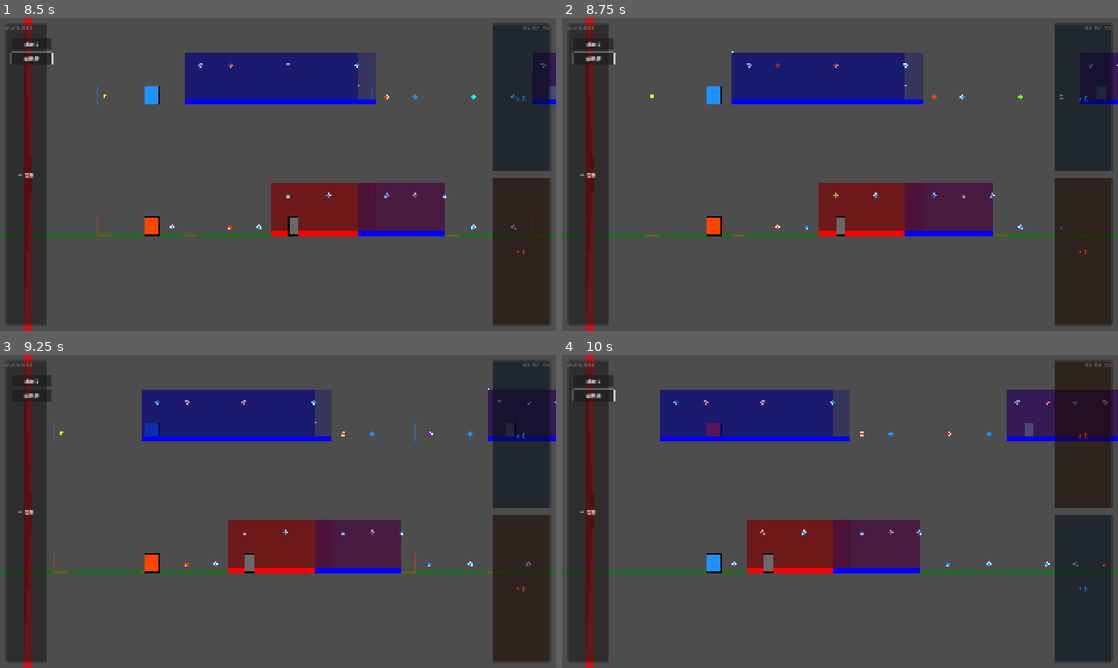
Above: before the commit, frames 1-4 (two rows, left to right).
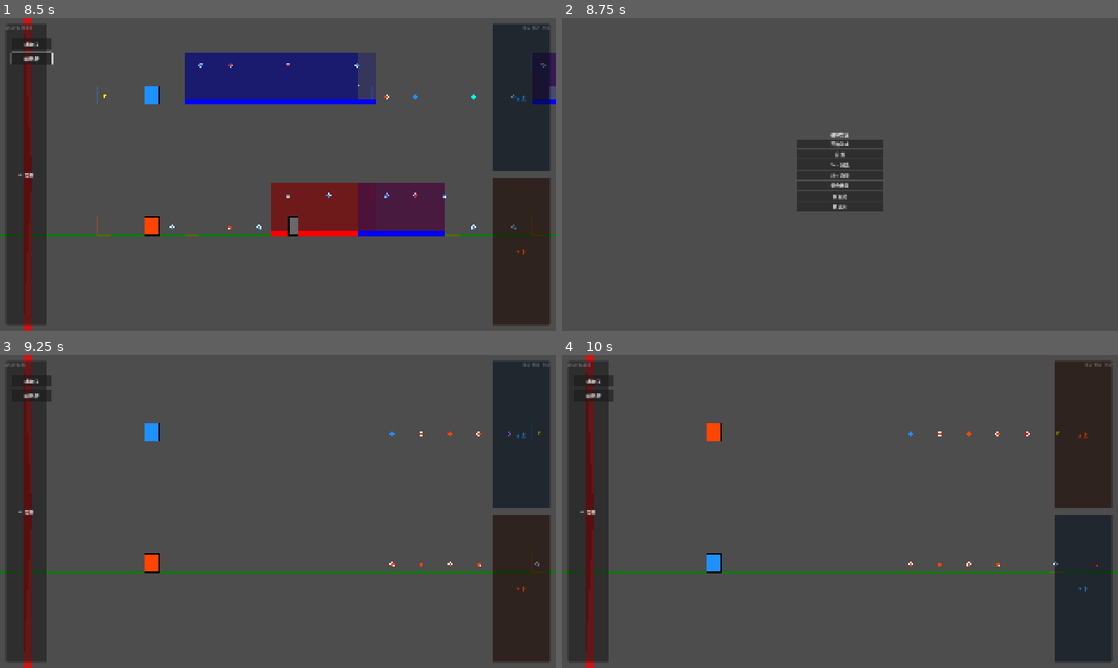
Above: after the commit, the same moments.

Repository: GeorgeMee/Magnetix
Game: Godot game, scene res://src/scenes/ui/start_menu.tscn
Two runs of this game, one before a commit and one after it. Both use one fixed random seed, a clock stepped at 60 frames per second and the inputs below.
Inputs (mouse positions are in pixels of both pictures, inside the frame that each line leads up to):
- Up to frame 1 (8.5 s): click "开始游戏" at 0.5 s; click "⇄ 交换" at 1.25 s; click "辅助:关" at 2 s; click "辅助:开" at 2.75 s; click "轨迹:关" at 3.5 s; click "轨迹:开" at 4.25 s; move the mouse to (400, 158) at 5.02 s; hold Right (ui_right) 5.03-5.78 s; hold Q (magnetism_a) 5.03-5.78 s; click (400, 158) at 5.17 s; move the mouse to (166, 190) at 5.77 s; hold Left (ui_left) 5.78-6.53 s; tap W (magnetism_b) at 5.85 s; move the mouse to (333, 105) at 6.52 s; hold Space (swap) 6.53-7.28 s; hold Right (ui_right) 6.53-8.03 s; move the mouse to (250, 237) at 7.27 s; tap Q (magnetism_a) at 7.35 s; click (250, 237) at 7.42 s; move the mouse to (444, 221) at 8.02 s; hold Left (ui_left) from 8.03 s (still down); hold W (magnetism_b) from 8.03 s (still down)
- Up to frame 2 (8.75 s): keep holding Left (ui_left); keep holding W (magnetism_b); tap Escape (ui_cancel) at 8.65 s
- Up to frame 3 (9.25 s): release Left (ui_left) at 8.75 s; release W (magnetism_b) at 8.75 s; click (278, 480) at 8.75 s, where only the run after the commit has a clickable "开始游戏"
- Up to frame 4 (10 s): move the mouse to (673, 464) at 9.52 s; hold Left (ui_left) from 9.53 s (still down); tap Space (swap) at 9.6 s

Frame 1 is identical in both runs. In frame 2, 30% of the frame differs, in the area x 0-100%, y 0-100%; in frame 3, 11%; in frame 4, 13%.

Commit message:
Add Esc→menu navigation to main game scene

Diff:
--- a/src/scripts/game/main.gd
+++ b/src/scripts/game/main.gd
@@ -122,3 +122,7 @@
 
 func get_characters() -> Array[Character]:
 	return [character_a, character_b]
+
+func _input(event: InputEvent) -> void:
+	if event.is_action_pressed("ui_cancel"):
+		get_tree().change_scene_to_file("res://src/scenes/ui/start_menu.tscn")
